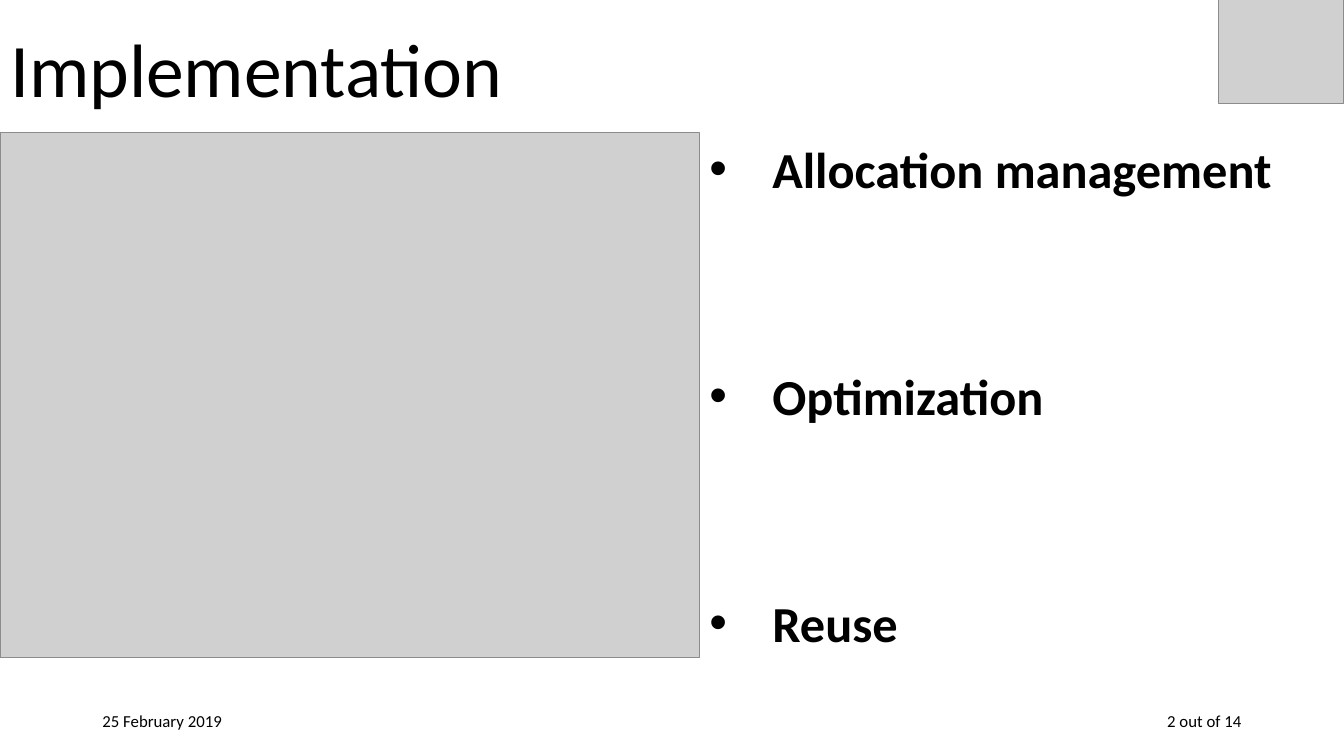
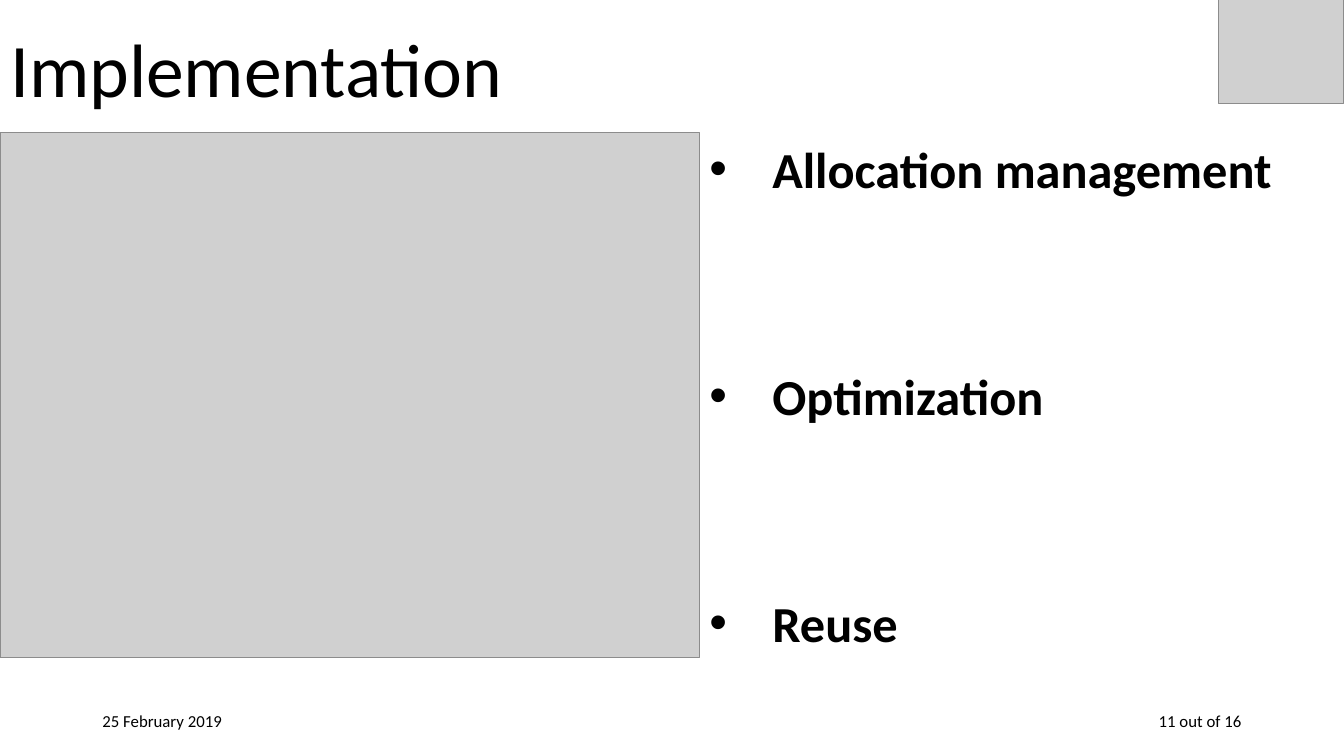
Before and after one commit to Bellkross/Singleton-ObjectPool, a slide deck: slide 12 of Presentations/ObjectPool.pptx (slide 10 before the commit). Drawn at 1344x756 pixels with LibreOffice and Linux fonts; fonts in the diff are those of the drawing; grey boxes stand for pictures. Boxes give left, top, right and bottom in pixels: in the first picture for what was removed or moved away, otherwise in the second. Text is boxed around its words. In the diff, an @@ line names an element or a change of style, - is before the commit and + after.

```diff
--- a/Presentations/ObjectPool.pptx
+++ b/Presentations/ObjectPool.pptx
@@ text at (x1=1159, y1=715, x2=1241, y2=727): text changed @@
-2 out of 14
+11 out of 16
```
Also in this commit, not shown: 10 other slides changed, 6 slides added.
